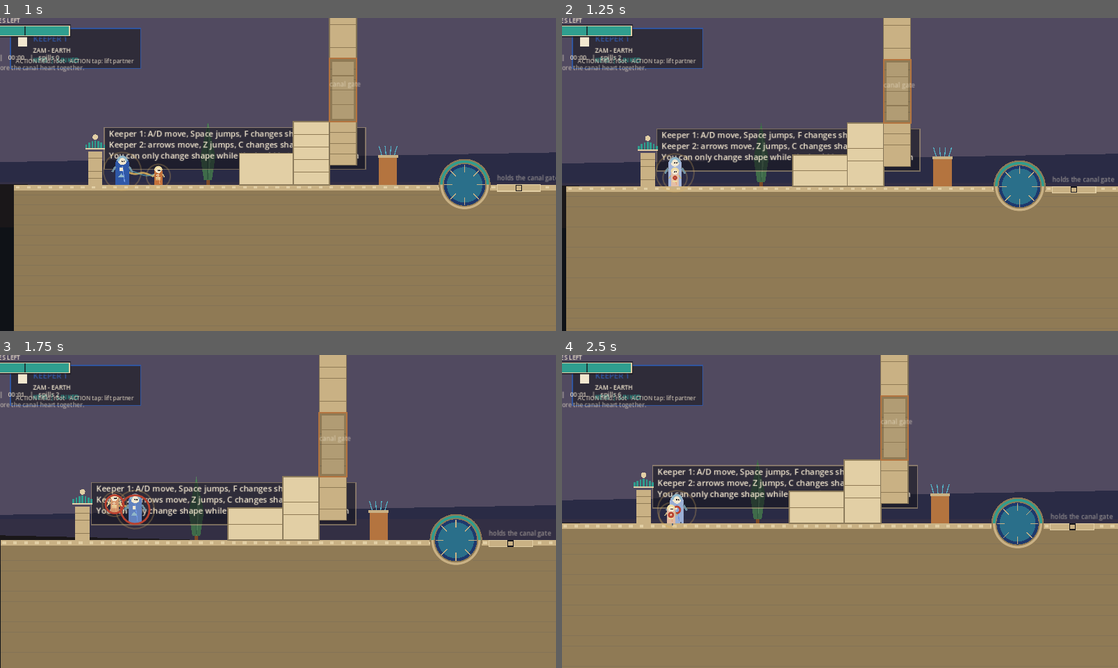
Above: before the commit, frames 1-4 (two rows, left to right).
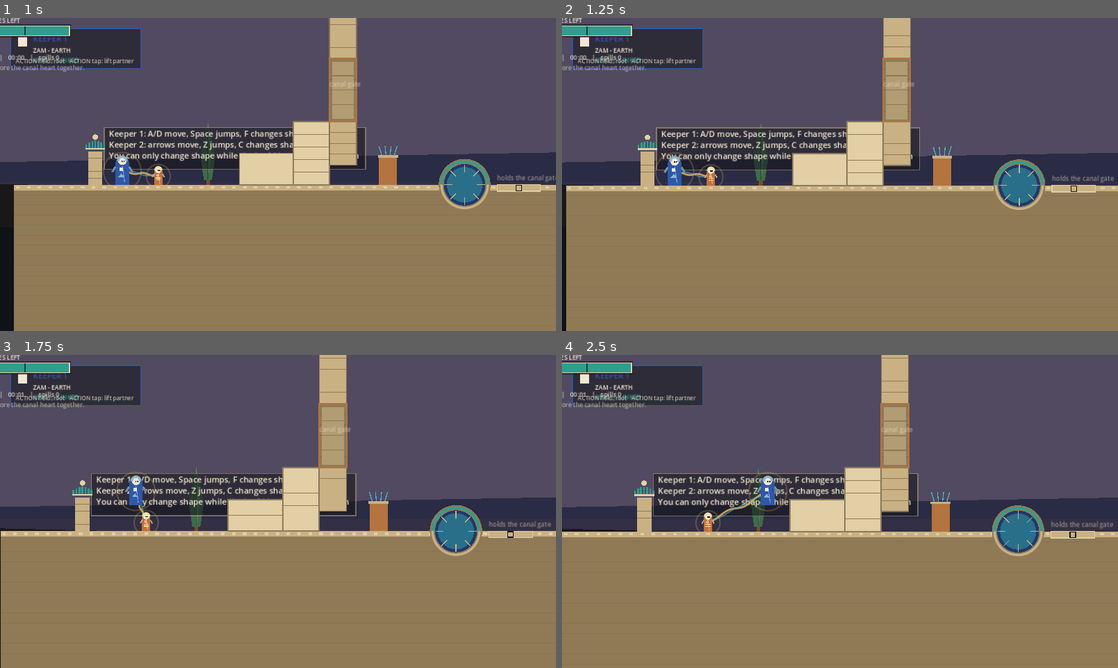
Above: after the commit, the same moments.

Repository: manchetaram75-sketch/free
Game: Godot game, scene res://src/main.tscn
The game is run twice, just before and just after one commit, with the same random seed, the same clock (stepped at 60 frames per second) and the same inputs.
Inputs:
- Up to frame 1 (1 s): click "Continue the gardens" at 0.5 s
- Up to frame 2 (1.25 s): no input
- Up to frame 3 (1.75 s): tap Enter at 1.25 s; hold D (p1_right) from 1.28 s (still down); tap S (p1_action) at 1.35 s; tap Space (p1_jump) at 1.52 s
- Up to frame 4 (2.5 s): keep holding D (p1_right); tap F (p1_change) at 2.1 s; tap Space (p1_jump) at 2.27 s

Frame 1 is identical in both runs. In frame 2, 4.2% of the frame differs, in the area x 0-100%, y 2-62%; in frame 3, 11%, in the area x 0-100%, y 0-68%; in frame 4, 11%.

Commit message:
Fix the always-underwater bug: INF now means 'no water'
-1.0e9 read as a real surface, so in_water() was true in every dry garden and
test world: keepers walked at 0.7x with water side drag, jumped with the swim
stroke, refreshed coyote forever, and spilled as 'drowned' every 0.6 seconds.
That is what the four keeper-physics failures were measuring.

Co-authored-by: arena-agent <297053741+arena-agent@users.noreply.github.com>

Diff:
--- a/src/actors/keeper.gd
+++ b/src/actors/keeper.gd
@@ -47,7 +47,7 @@
 var tether_rest := Cfg.TETHER_REST
 var reeling := false
 var facing := 1.0
-var water_level := -1.0e9
+var water_level := INF
 var spawn_point := Vector2.ZERO
 var swaps := 0
 
@@ -112,7 +112,7 @@
 
 
 func in_water() -> bool:
-	return global_position.y > water_level
+	return is_finite(water_level) and global_position.y > water_level
 
 
 func head_position() -> Vector2:
@@ -171,7 +171,7 @@
 # --- Physics ----------------------------------------------------------------
 
 func _physics_process(delta: float) -> void:
-	water_level = world.get_water_level() if world != null else -1.0e9
+	water_level = world.get_water_level() if world != null else INF
 	_wind = world.wind_at(center_position()) if world != null else Vector2.ZERO
 	_swap_cooldown = maxf(0.0, _swap_cooldown - delta)
 	_spill_grace = maxf(0.0, _spill_grace - delta)
--- a/src/core/keeper_world.gd
+++ b/src/core/keeper_world.gd
@@ -34,7 +34,9 @@
 # --- Water and wind ---------------------------------------------------------
 
 func get_water_level() -> float:
-	return -1.0e9
+	## INF means "this world has no water at all" - anything finite is a real
+	## surface, so a dry garden can never be mistaken for a flooded one.
+	return INF
 
 
 func set_water_level(_y: float) -> void:
--- a/src/levels/level_base.gd
+++ b/src/levels/level_base.gd
@@ -51,7 +51,7 @@
 var _pressers: Array[Node2D] = []
 var _latches: Dictionary = {}
 var _sources: Dictionary = {}
-var _water_level := -1.0e9
+var _water_level := INF  # INF until a garden actually floods
 var _camera_position := Vector2.ZERO
 var _camera_zoom := 1.0
 var _paused := false
--- a/tests/test_runner.gd
+++ b/tests/test_runner.gd
@@ -393,6 +393,13 @@
 
 	Input.action_press("p1_action")
 	await _frames(3)
+	print("DEBUG carry zam_floor=%s vayu_floor=%s dist=%.1f zam_y=%.1f vayu_y=%.1f partner=%s carried=%s rooted=%s action_held=%s action_just=%s can_lift=%s" % [
+		str(zam.is_on_floor()), str(vayu.is_on_floor()),
+		zam.global_position.distance_to(vayu.global_position),
+		zam.global_position.y, vayu.global_position.y,
+		str(world.partner_of(0)), str(vayu.carried), str(vayu.rooted),
+		str(zam._action_held()), str(zam._action_just()), str(zam._can_lift(vayu)),
+	])
 	_check("the sturdy keeper can lift the swift one", zam.rider == vayu and vayu.carried, "rider=%s" % str(zam.rider))
 	await _frames(20)
 	_check("the rider rides above the carrier's head", vayu.global_position.y < zam.global_position.y - Cfg.SHOULDER_WIDTH)
